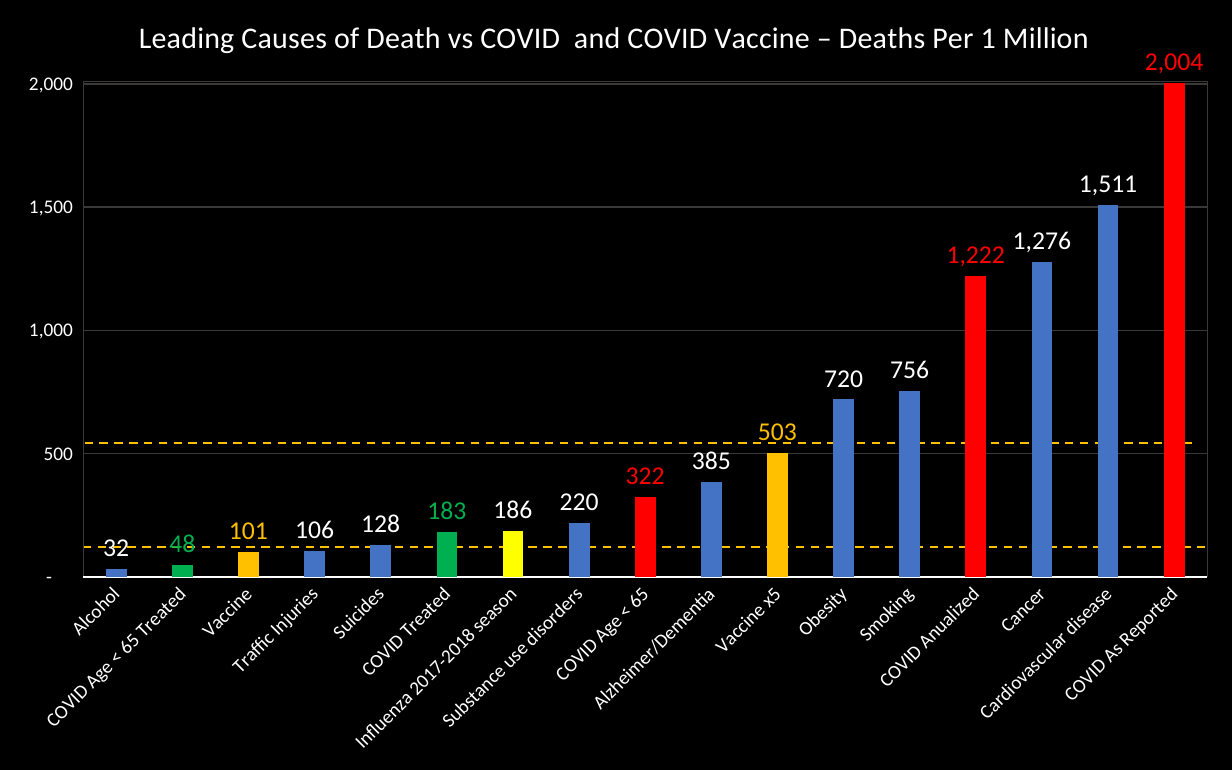
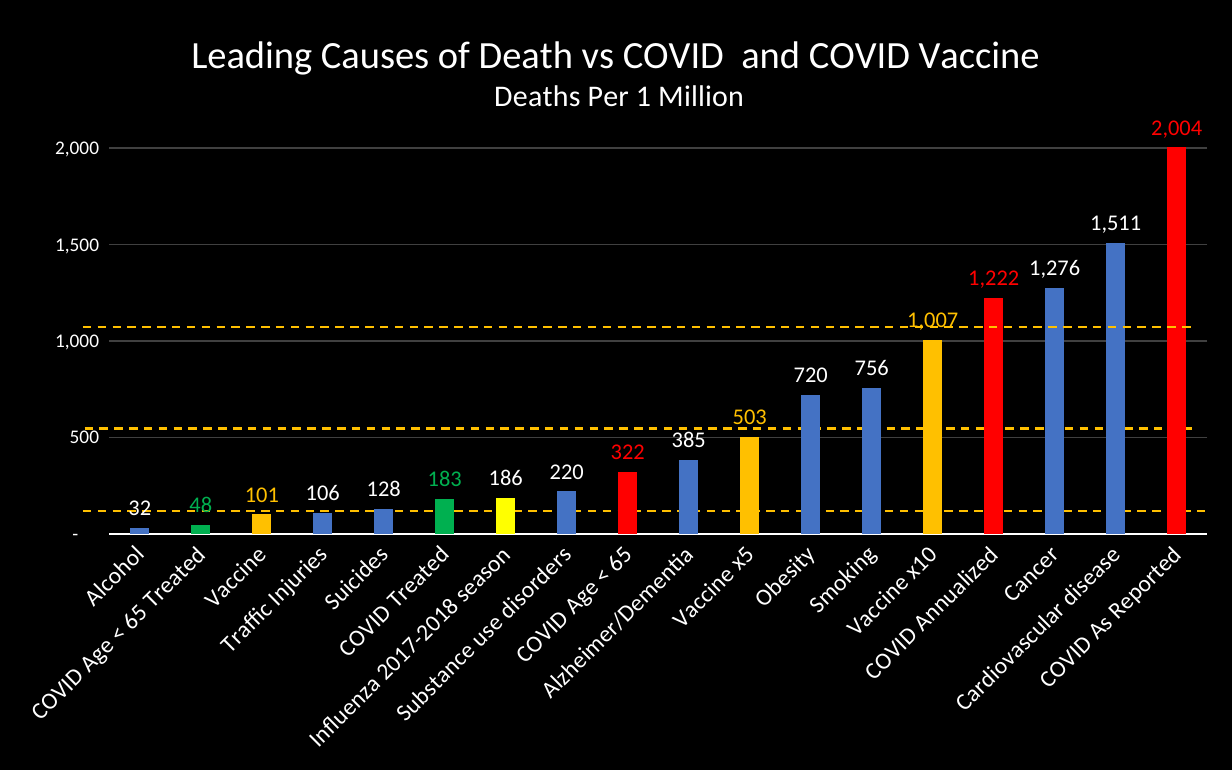
Before and after one commit to TruthData/CovidDeaths, a slide deck: slide 51 of Rational_Covid_Data.pptx (slide 50 before the commit). Drawn at 1232x770 pixels with LibreOffice and Linux fonts; fonts in the diff are those of the drawing. Boxes give left, top, right and bottom in pixels: in the first picture for what was removed or moved away, otherwise in the second. Text is boxed around its words. In the diff, an @@ line names an element or a change of style, - is before the commit and + after.

Commit message:
Updated to include Vaccination10x numbers
After coming across and reviewing https://www.skirsch.com/covid/Deaths.pdf  - an extremely thorough analysis of the VAERS numbers felt adding a 10x data point was justified.

```diff
--- a/Rational_Covid_Data.pptx
+++ b/Rational_Covid_Data.pptx
@@ column chart at (x1=0, y1=0, x2=1232, y2=770) @@
@@ title "Leading Causes of Death vs COVID  and COVID Vaccine – Deaths Per 1 Million " to "Leading Causes of Death vs COVID  and COVID Vaccine Deaths Per 1 Million " @@
-categories: Alcohol, COVID Age < 65 Treated, Vaccine, Traffic Injuries, Suicides, COVID Treated, Influenza 2017-2018 season, Substance use disorders, COVID Age < 65, Alzheimer/Dementia, Vaccine x5, Obesity, Smoking, COVID Anualized, Cancer, Cardiovascular disease, COVID As Reported
+categories: Alcohol, COVID Age < 65 Treated, Vaccine, Traffic Injuries, Suicides, COVID Treated, Influenza 2017-2018 season, Substance use disorders, COVID Age < 65, Alzheimer/Dementia, Vaccine x5, Obesity, Smoking, Vaccine x10, COVID Annualized, Cancer, Cardiovascular disease, COVID As Reported
-Series 1: 32, 48, 101, 106, 128, 183, 186, 220, 322, 385, 503, 720, 756, 1222, 1276, 1511, 2004
+Series 1: 32, 48, 101, 106, 128, 183, 186, 220, 322, 385, 503, 720, 756, 1007, 1222, 1276, 1511, 2004
@@ data labels of Series 1 changed @@
@@ category axis changed @@
@@ value axis changed @@
@@ line added from (83, 328) to (1197, 328), #FFC000 1 pt dashed @@
@@ line moved from (85, 444) - (1198, 444) to (85, 428) - (1198, 428) @@
@@ line moved from (83, 547) - (1207, 547) to (83, 511) - (1207, 511) @@
```
Also in this commit, not shown: 10 other slides changed, 1 slide added, 2 other files.
